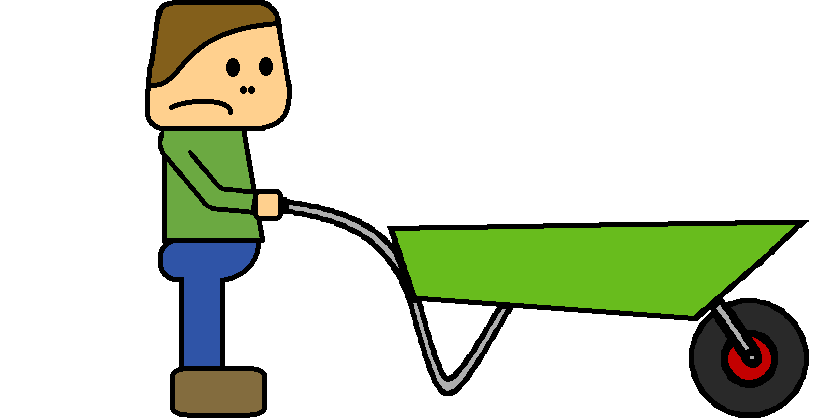
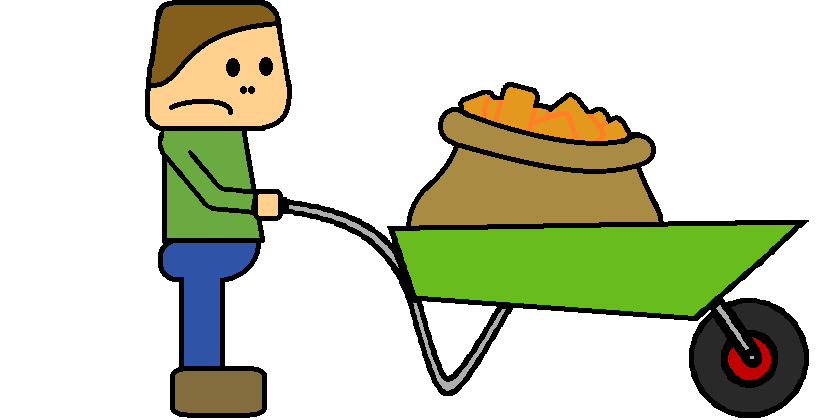
Layers edited between the first and the second w=840, h=420 image:
added layer "Gold 1" above "Gold 2" over [406,82,664,226]
